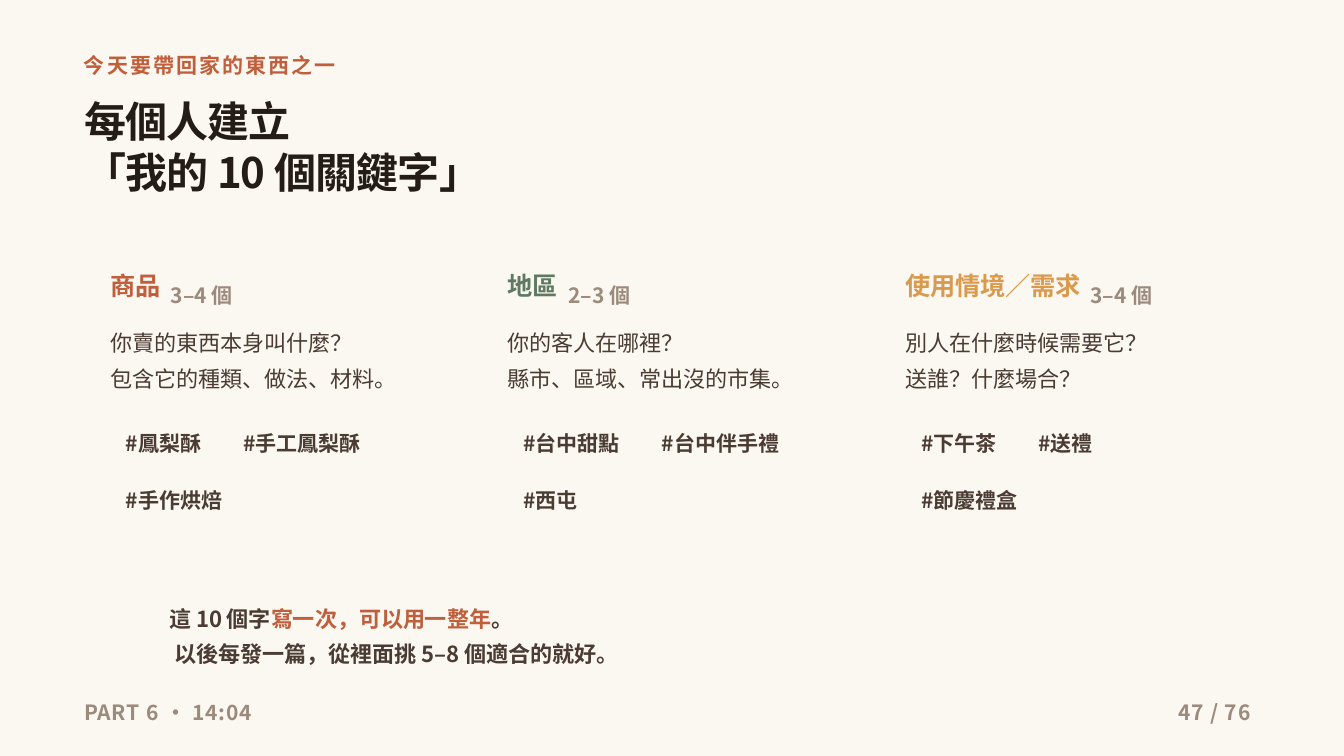
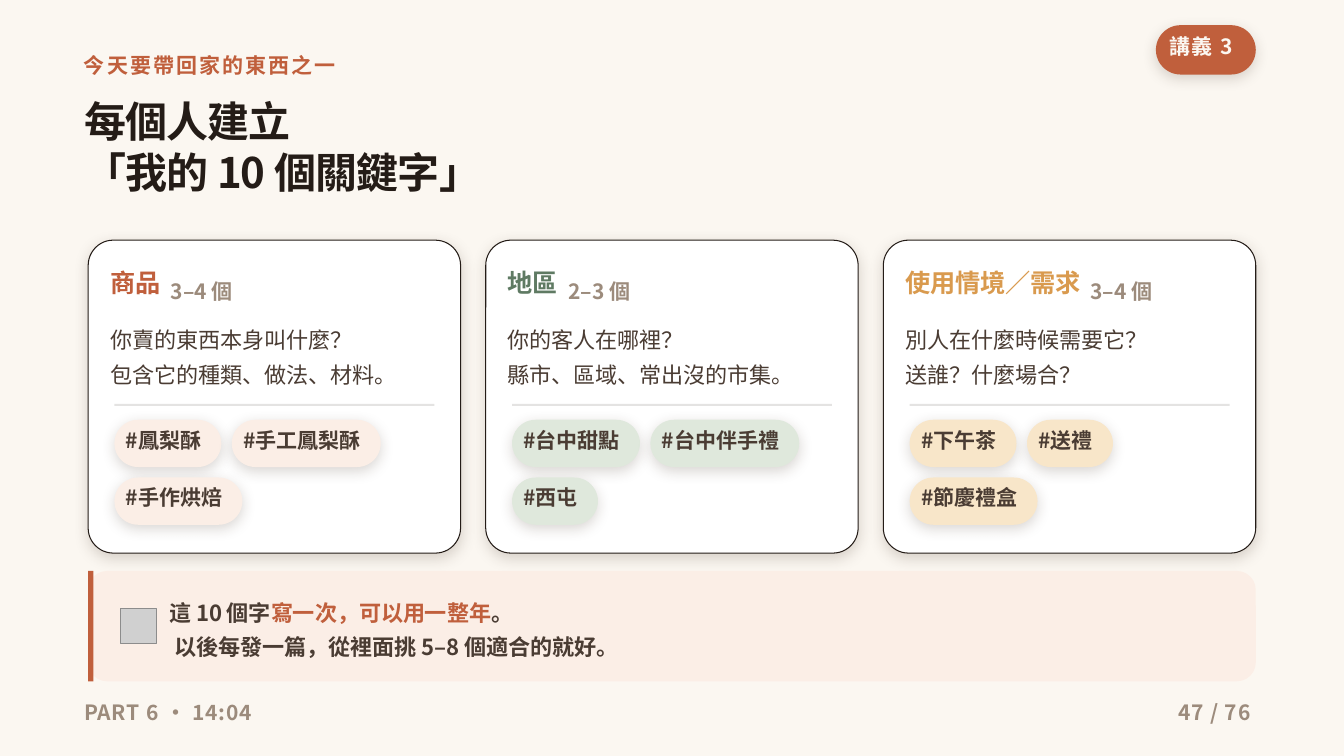
Before and after one commit to ja9705110/gogoeveryday, a slide deck: slide 47 of social-course/social-media-course-deck.pptx. Drawn at 1344x756 pixels with LibreOffice and Linux fonts; fonts in the diff are those of the drawing; grey boxes stand for pictures; background and template pictures are left out. Boxes give left, top, right and bottom in pixels: in the first picture for what was removed or moved away, otherwise in the second. Text is boxed around its words. In the diff, an @@ line names an element or a change of style, - is before the commit and + after.

```diff
--- a/social-course/social-media-course-deck.pptx
+++ b/social-course/social-media-course-deck.pptx
@@ rounded rectangle added at <box>1156,25,1256,75</box>, fill #C05F3C @@
@@ rounded rectangle added at <box>89,240,461,553</box>, fill #FFFFFF, outline #241C17 0.75 pt @@
@@ rounded rectangle added at <box>486,240,858,553</box>, fill #FFFFFF, outline #241C17 0.75 pt @@
@@ rounded rectangle added at <box>883,240,1255,553</box>, fill #FFFFFF, outline #241C17 0.75 pt @@
@@ rectangle added at <box>115,404,435,406</box>, fill #241C17 at 12% opacity @@
@@ rounded rectangle added at <box>115,419,222,467</box>, fill #FBEEE6 @@
@@ rounded rectangle added at <box>232,419,381,467</box>, fill #FBEEE6 @@
@@ rectangle added at <box>512,404,832,406</box>, fill #241C17 at 12% opacity @@
@@ rounded rectangle added at <box>512,419,640,467</box>, fill #DFE8DC @@
@@ rounded rectangle added at <box>650,419,800,467</box>, fill #DFE8DC @@
@@ rectangle added at <box>909,404,1229,406</box>, fill #241C17 at 12% opacity @@
@@ rounded rectangle added at <box>909,419,1016,467</box>, fill #F8E6C9 @@
@@ rounded rectangle added at <box>1027,419,1113,467</box>, fill #F8E6C9 @@
@@ rounded rectangle added at <box>115,478,243,525</box>, fill #FBEEE6 @@
@@ rounded rectangle added at <box>512,478,598,525</box>, fill #DFE8DC @@
@@ rounded rectangle added at <box>909,478,1037,525</box>, fill #F8E6C9 @@
@@ rounded rectangle added at <box>89,571,1256,681</box>, fill #FBEEE6 @@
@@ rectangle added at <box>89,571,94,681</box>, fill #C05F3C @@
@@ 8 texts: place and size @@
-8 texts at <box>110,286,1153,665</box>
+8 texts at <box>110,279,1153,658</box>
@@ picture added at <box>121,608,156,643</box> @@
```
Also in this commit, not shown: 75 other slides changed, 9 other files.
